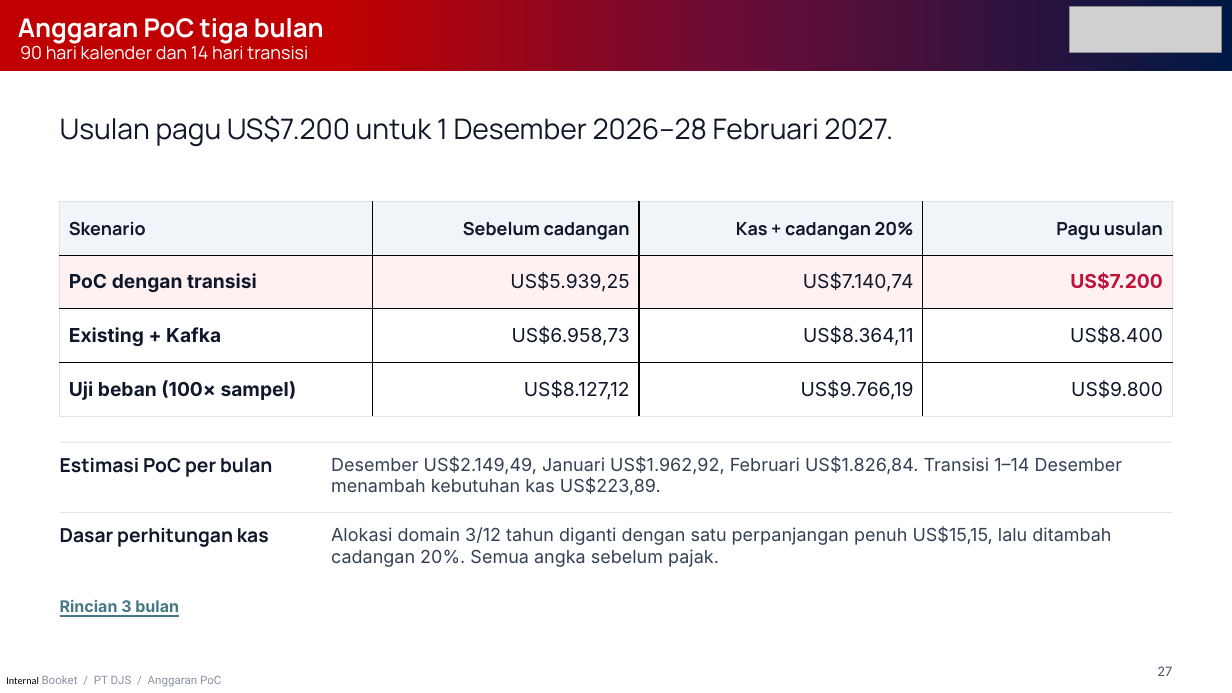
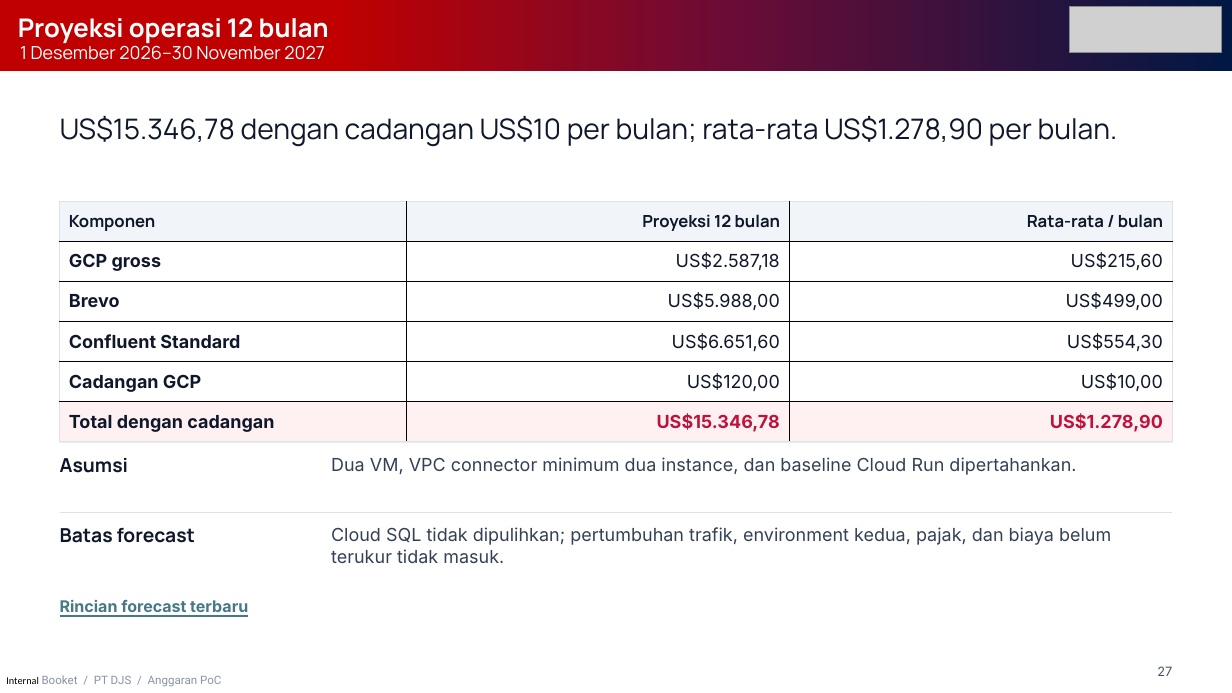
Before and after one commit to riansopian/presentation_pt_djs, a slide deck: slide 27 of Booket-PT-DJS-Pengalaman-Pembeli.pptx. Drawn at 1232x693 pixels with LibreOffice and Linux fonts; fonts in the diff are those of the drawing; grey boxes stand for pictures. Boxes give left, top, right and bottom in pixels: in the first picture for what was removed or moved away, otherwise in the second. Text is boxed around its words. In the diff, an @@ line names an element or a change of style, - is before the commit and + after.

Commit message:
Update budget forecast in presentation

```diff
--- a/Booket-PT-DJS-Pengalaman-Pembeli.pptx
+++ b/Booket-PT-DJS-Pengalaman-Pembeli.pptx
@@ text at <box>18,18,329,43</box>: text changed @@
-Anggaran PoC tiga bulan
+Proyeksi operasi 12 bulan
@@ text at <box>20,42,325,60</box>: text changed @@
-90 hari kalender dan 14 hari transisi
+1 Desember 2026–30 November 2027
@@ text at <box>60,116,1118,147</box>: text changed @@
-Usulan pagu US$7.200 untuk 1 Desember 2026–28 Februari 2027.
+US$15.346,78 dengan cadangan US$10 per bulan; rata-rata US$1.278,90 per bulan.
@@ table added at <box>60,201,1174,442</box>, 6 rows, 3 columns @@
+Komponen | Proyeksi 12 bulan | Rata-rata / bulan
+GCP gross | US$2.587,18 | US$215,60
+Brevo | US$5.988,00 | US$499,00
+Confluent Standard | US$6.651,60 | US$554,30
+Cadangan GCP | US$120,00 | US$10,00
+Total dengan cadangan | US$15.346,78 | US$1.278,90
@@ text at <box>60,458,128,473</box>: text changed @@
-Estimasi PoC per bulan
+Asumsi
@@ text at <box>331,457,1076,475</box>: text changed @@
-Desember US$2.149,49, Januari US$1.962,92, Februari US$1.826,84. Transisi 1–14 Desember menambah kebutuhan kas US$223,89.
+Dua VM, VPC connector minimum dua instance, dan baseline Cloud Run dipertahankan.
@@ text at <box>60,528,196,543</box>: text changed @@
-Dasar perhitungan kas
+Batas forecast
@@ text at <box>331,527,1111,563</box>: text changed @@
-Alokasi domain 3/12 tahun diganti dengan satu perpanjangan penuh US$15,15, lalu ditambah cadangan 20%. Semua angka sebelum pajak.
+Cloud SQL tidak dipulihkan; pertumbuhan trafik, environment kedua, pajak, dan biaya belum terukur tidak masuk.
@@ text at <box>60,600,248,616</box>: text changed @@
-Rincian 3 bulan
+Rincian forecast terbaru
```
Also in this commit, not shown: 4 other slides changed, 7 other files.
